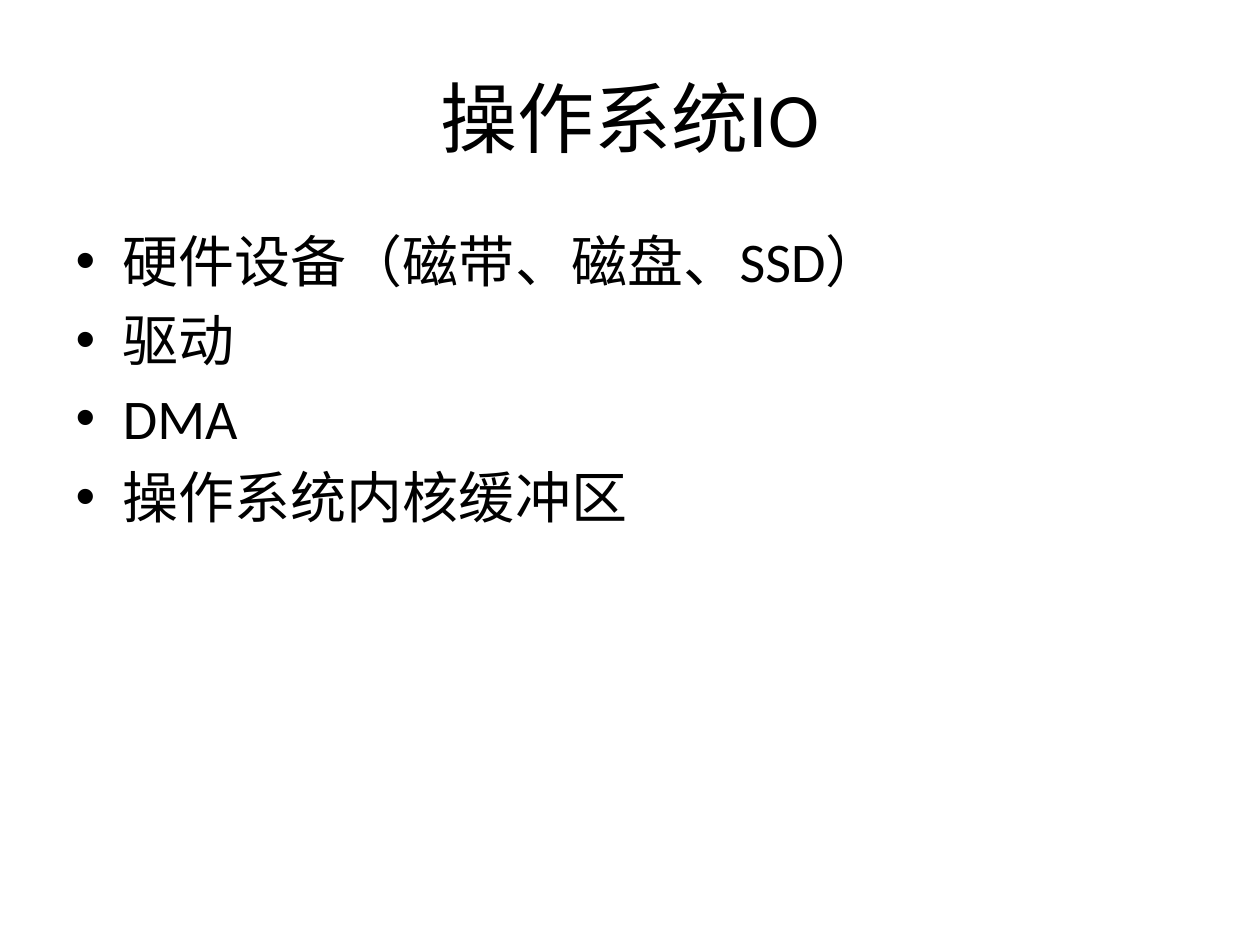
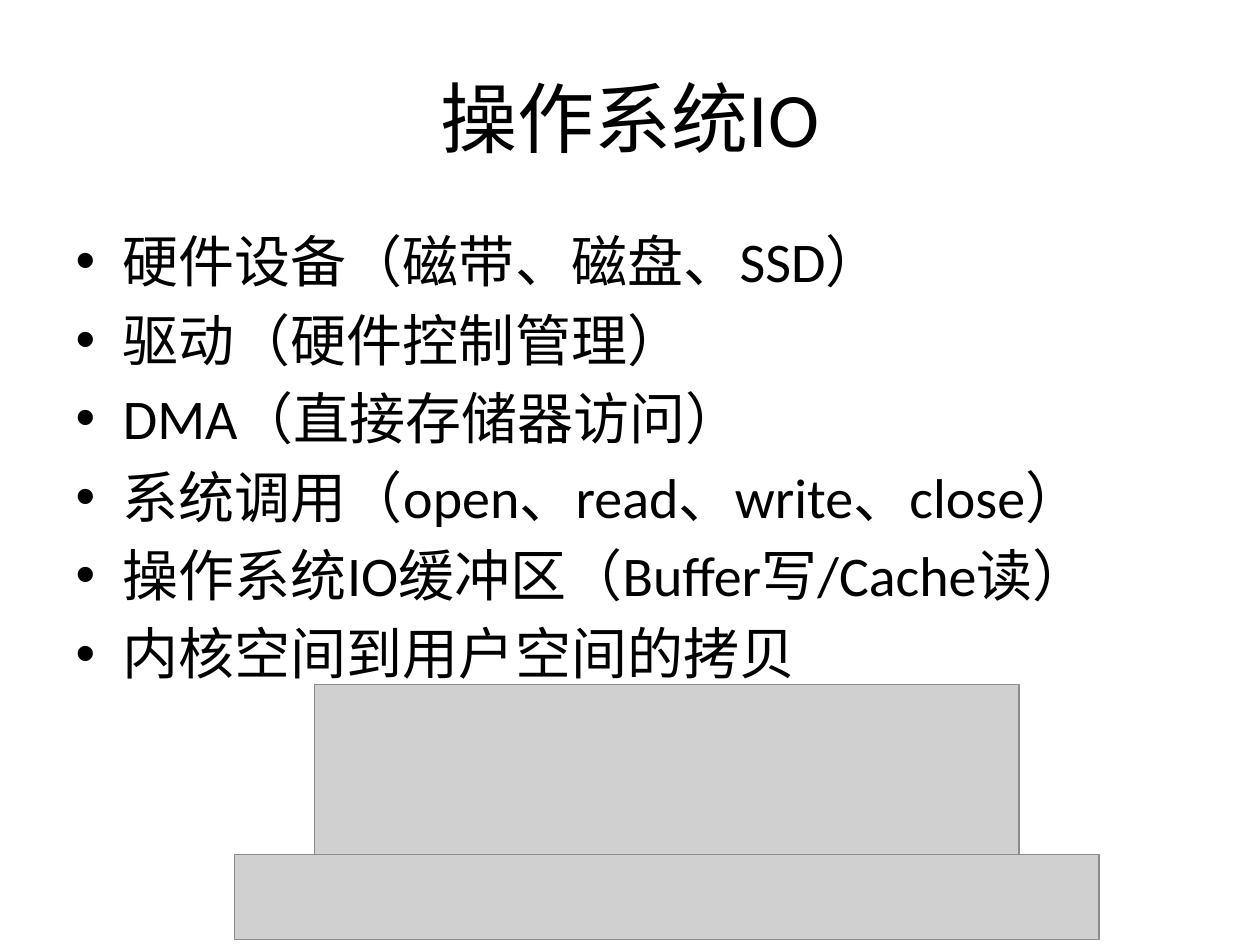
Before and after one commit to guhanjie/Knowledge-sharing, a slide deck: slide 3 of 扒一扒Java IO那些事儿.pptx (slide 2 before the commit). Drawn at 1260x945 pixels with LibreOffice and Linux fonts; fonts in the diff are those of the drawing; grey boxes stand for pictures. Boxes give left, top, right and bottom in pixels: in the first picture for what was removed or moved away, otherwise in the second. Text is boxed around its words. In the diff, an @@ line names an element or a change of style, - is before the commit and + after.

```diff
--- a/扒一扒Java IO那些事儿.pptx
+++ b/扒一扒Java IO那些事儿.pptx
@@ text at box(123, 313, 1089, 689): text changed @@
-• 驱动
-• DMA
-• 操作系统内核缓冲区
+• 驱动（硬件控制管理）
+• DMA（直接存储器访问）
+• 系统调用（open、read、write、close）
+• 操作系统IO缓冲区（Buffer写/Cache读）
+• 内核空间到用户空间的拷贝
@@ picture added at box(314, 684, 1018, 900) @@
@@ picture added at box(234, 854, 1099, 940) @@
```
Also in this commit, not shown: 2 other slides changed, 4 slides added.
